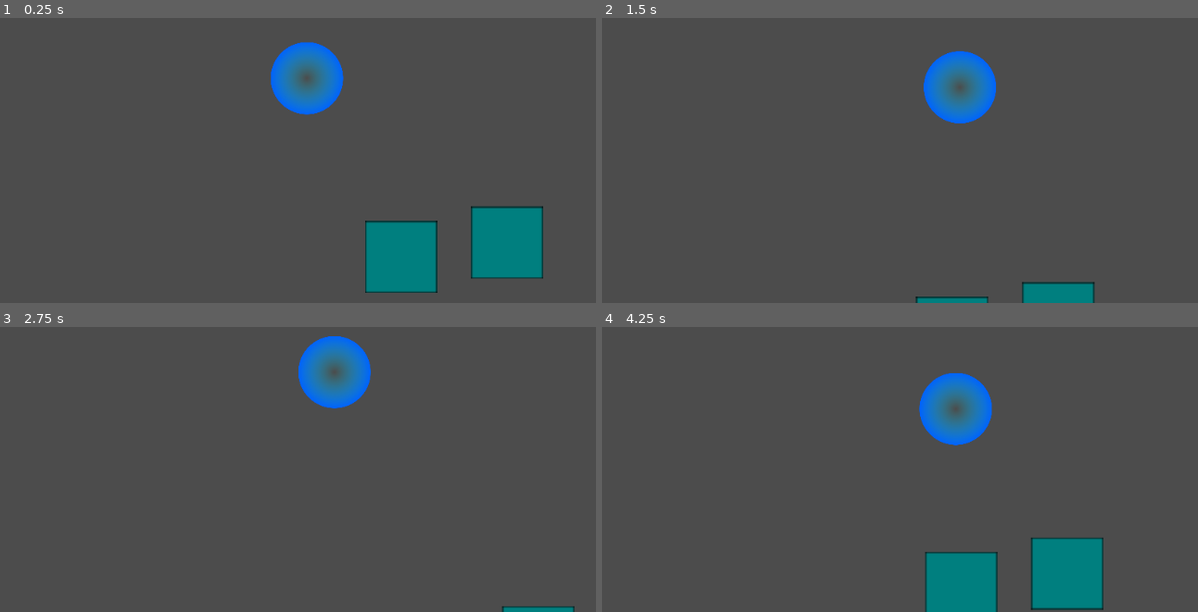
Above: before the commit, frames 1-4 (two rows, left to right).
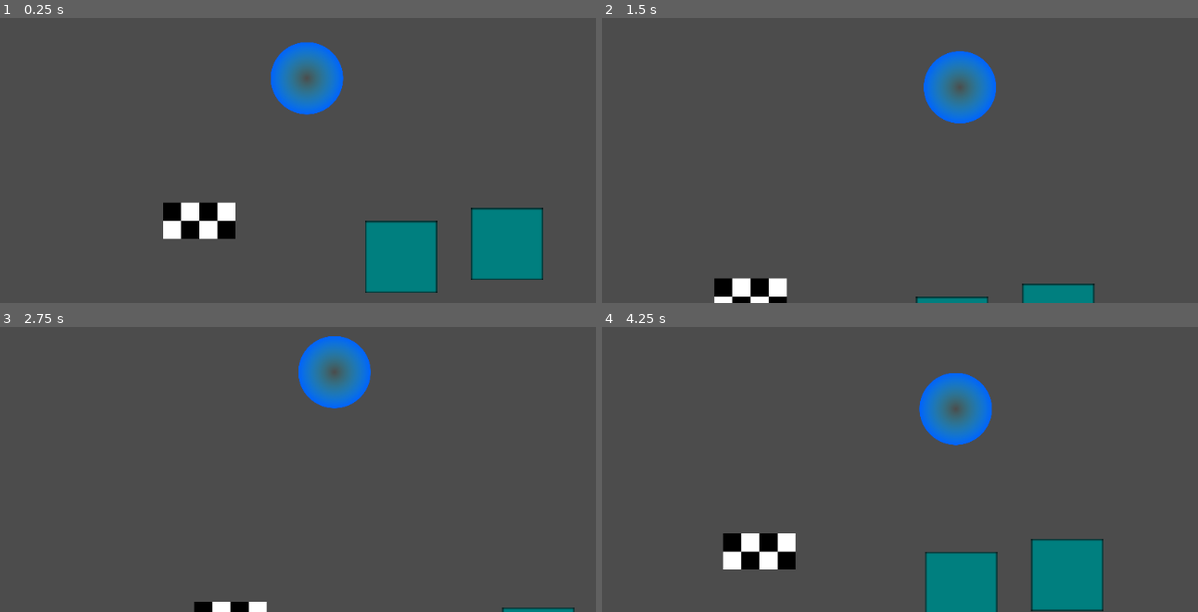
Above: after the commit, the same moments.

Repository: jacob-grahn/bubble-racing
Game: Godot game, scene res://map/Map.tscn
Two runs of this game, one before a commit and one after it. Both use one fixed random seed, a clock stepped at 60 frames per second and the inputs below.
Inputs (mouse positions are in pixels of both pictures, inside the frame that each line leads up to):
- Up to frame 1 (0.25 s): no input
- Up to frame 2 (1.5 s): move the mouse to (1078, 63) at 0.52 s; click (1078, 63) at 0.67 s; move the mouse to (768, 109) at 1.27 s; click (768, 109) at 1.42 s
- Up to frame 3 (2.75 s): move the mouse to (outside the picture) at 2.02 s; click (outside the picture) at 2.17 s
- Up to frame 4 (4.25 s): move the mouse to (882, 480) at 2.77 s; click (882, 480) at 2.92 s; move the mouse to (1138, 460) at 3.52 s; click (1138, 460) at 3.67 s

The runs differ from the first frame. In frame 1, 1.8% of the frame differs, in the area x 27-92%, y 64-92%; in frame 2, 1.2%; in frame 3, 0.6%; in frame 4, 1.8%.

Commit message:
added an area that acts like a finish line

Diff:
--- a/bubble/Bubble.gd
+++ b/bubble/Bubble.gd
@@ -6,19 +6,25 @@
 var targetPosition = Vector2(0, 0)
 var approachBackoff = 200
 var mouseIsDown = false
+var bodyType = 'bubble'
+var finished = false
 
 # Called when the node enters the scene tree for the first time.
 func _ready():
 	set_linear_damp(linearDamp)
 
-#
+# Track the mouse when it is pressed
 func _input(event):
+	if finished:
+		return
 	if event is InputEventMouseButton:
 		mouseIsDown = event.pressed
 		targetPosition = get_global_mouse_position()
 
-# Called every frame. 'delta' is the elapsed time since the previous frame.
-func _process(delta):
+# Move towards target position
+func _process(_delta):
+	if finished:
+		return
 	if (mouseIsDown):
 		targetPosition = get_global_mouse_position()
 	var vector = (targetPosition - position).normalized()
@@ -26,3 +32,6 @@
 	var throttledAcceleration = acceleration * min(dist, approachBackoff) / approachBackoff
 	var impulse = vector * throttledAcceleration
 	apply_central_impulse(impulse)
+
+func finish():
+	finished = true
--- /dev/null
+++ b/finish/Finish.gd
@@ -0,0 +1,6 @@
+extends Node2D
+signal bubble_finished
+
+func _on_Area2D_body_entered(body):
+	if body.bodyType == 'bubble':
+		emit_signal('bubble_finished', body)
--- /dev/null
+++ b/finish/Finish.tscn
@@ -0,0 +1,20 @@
+[gd_scene load_steps=4 format=2]
+
+[ext_resource path="res://finish/finish.png" type="Texture" id=1]
+[ext_resource path="res://finish/Finish.gd" type="Script" id=2]
+
+[sub_resource type="RectangleShape2D" id=1]
+extents = Vector2( 12.3595, 25.1315 )
+
+[node name="Finish" type="Node2D"]
+script = ExtResource( 2 )
+
+[node name="finish-img" type="Sprite" parent="."]
+texture = ExtResource( 1 )
+
+[node name="Area2D" type="Area2D" parent="."]
+
+[node name="CollisionShape2D" type="CollisionShape2D" parent="Area2D"]
+scale = Vector2( 2, 1 )
+shape = SubResource( 1 )
+[connection signal="body_entered" from="Area2D" to="." method="_on_Area2D_body_entered"]
--- /dev/null
+++ b/map/Map.gd
@@ -0,0 +1,8 @@
+extends Node2D
+
+func _ready():
+	$Finish.connect("bubble_finished", self, "on_bubble_finished")
+	$Finish2.connect("bubble_finished", self, "on_bubble_finished")
+
+func on_bubble_finished(bubble: RigidBody2D):
+	bubble.finish()
--- a/map/Map.tscn
+++ b/map/Map.tscn
@@ -1,21 +1,34 @@
-[gd_scene load_steps=4 format=2]
+[gd_scene load_steps=7 format=2]
 
 [ext_resource path="res://bubble/Bubble.tscn" type="PackedScene" id=1]
 [ext_resource path="res://bubble/Bubble.gd" type="Script" id=2]
 [ext_resource path="res://box/Box.tscn" type="PackedScene" id=3]
+[ext_resource path="res://finish/Finish.tscn" type="PackedScene" id=4]
+[ext_resource path="res://map/Map.gd" type="Script" id=5]
+
+[sub_resource type="PhysicsMaterial" id=1]
+bounce = 0.66
 
 [node name="Map" type="Node2D"]
+script = ExtResource( 5 )
 
 [node name="Bubble" parent="." instance=ExtResource( 1 )]
 position = Vector2( 100, 100 )
+physics_material_override = SubResource( 1 )
 gravity_scale = 0.0
 script = ExtResource( 2 )
 
 [node name="StaticBody2D" parent="." instance=ExtResource( 3 )]
 position = Vector2( 212.599, 330.388 )
 
-[node name="Box" parent="StaticBody2D" instance=ExtResource( 3 )]
-position = Vector2( 146.401, -19.8879 )
+[node name="Box" parent="." instance=ExtResource( 3 )]
+position = Vector2( 359, 312.5 )
 
-[node name="Box2" parent="StaticBody2D" instance=ExtResource( 3 )]
-position = Vector2( 455.401, 131.112 )
+[node name="Box2" parent="." instance=ExtResource( 3 )]
+position = Vector2( 668, 461.5 )
+
+[node name="Finish" parent="." instance=ExtResource( 4 )]
+position = Vector2( -91.2213, 280.267 )
+
+[node name="Finish2" parent="." instance=ExtResource( 4 )]
+position = Vector2( -40.8875, 280.267 )
Binary file added: finish/finish.png
Not shown, added: finish/finish.png.import
